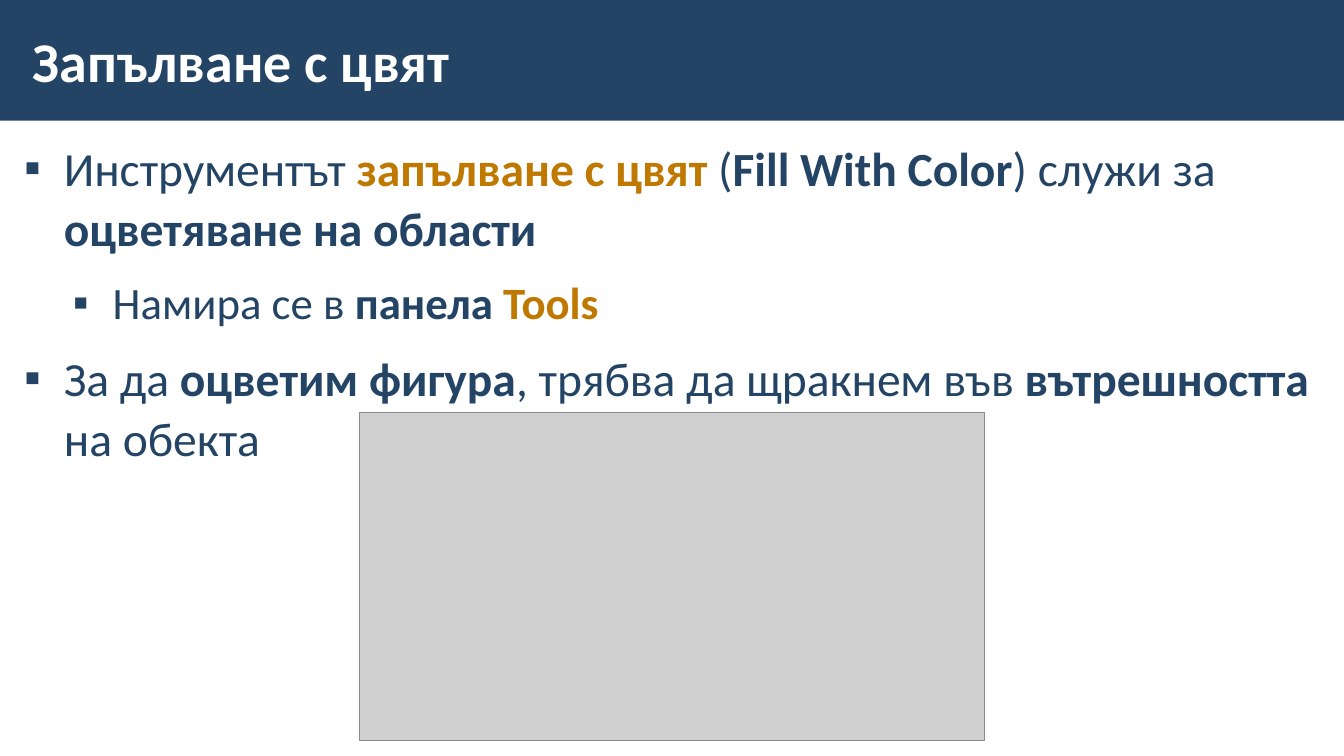
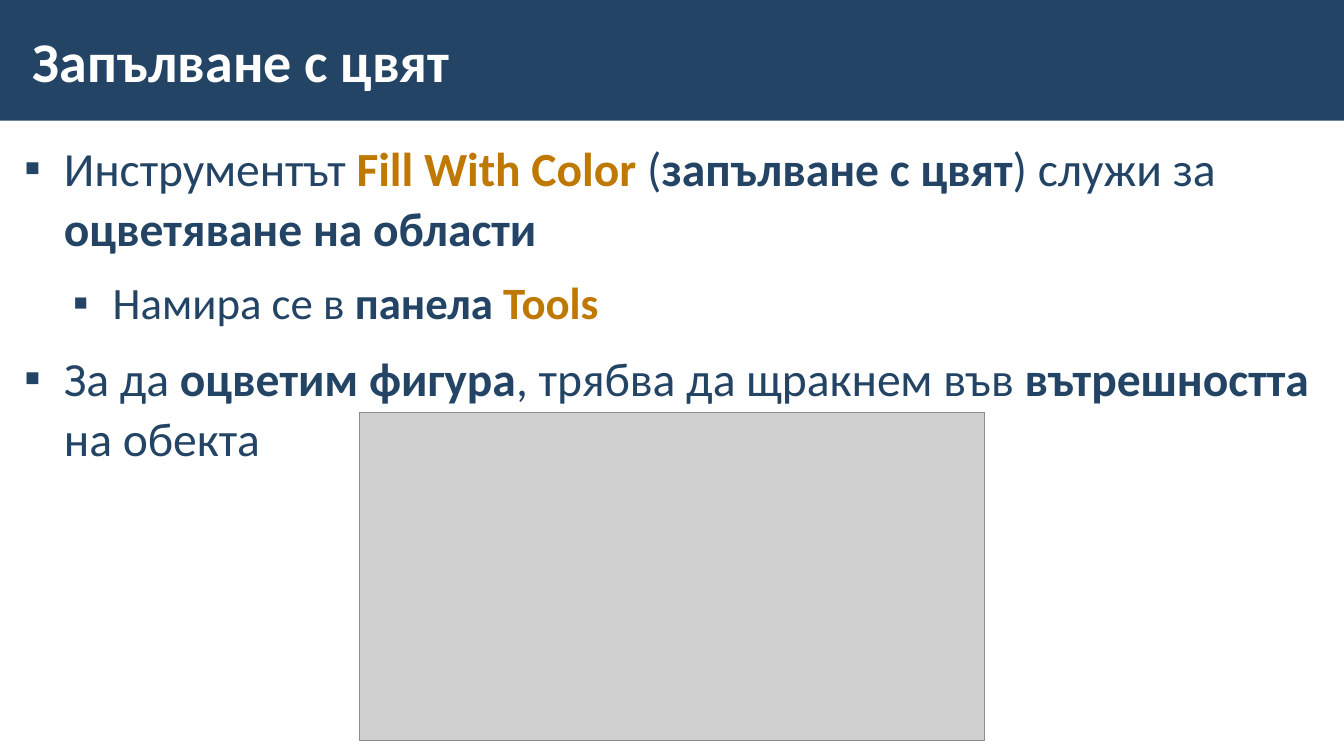
Before and after one commit to BG-IT-Edu/School-Programming, a slide deck: slide 7 of Courses/Computer-Modeling-and-IT/Computer-Modeling-and-IT-5-Class/12-Colour-Palettes/12-Colour-Palettes.pptx. Drawn at 1344x756 pixels with LibreOffice and Linux fonts; fonts in the diff are those of the drawing; grey boxes stand for pictures; background and template pictures are left out. Boxes give left, top, right and bottom in pixels: in the first picture for what was removed or moved away, otherwise in the second. Text is boxed around its words. In the diff, an @@ line names an element or a change of style, - is before the commit and + after.

Commit message:
Minor fixes on color palettes slides

```diff
--- a/Courses/Computer-Modeling-and-IT/Computer-Modeling-and-IT-5-Class/12-Colour-Palettes/12-Colour-Palettes.pptx
+++ b/Courses/Computer-Modeling-and-IT/Computer-Modeling-and-IT-5-Class/12-Colour-Palettes/12-Colour-Palettes.pptx
@@ text at bbox=[64, 151, 1216, 254]: text changed @@
-▪ Инструментът запълване с цвят (Fill With Color) служи за оцветяване на области
+▪ Инструментът Fill With Color (запълване с цвят) служи за оцветяване на области
```
Also in this commit, not shown: 5 other slides changed.
